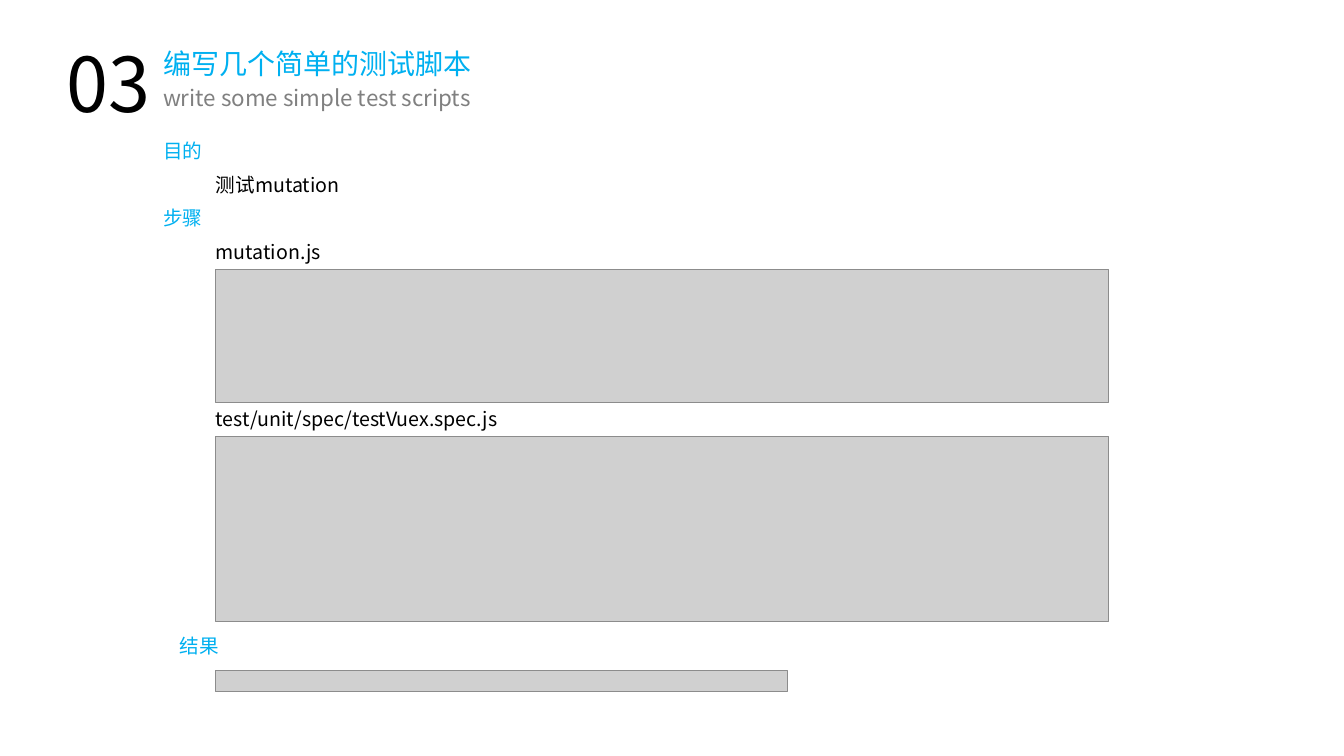
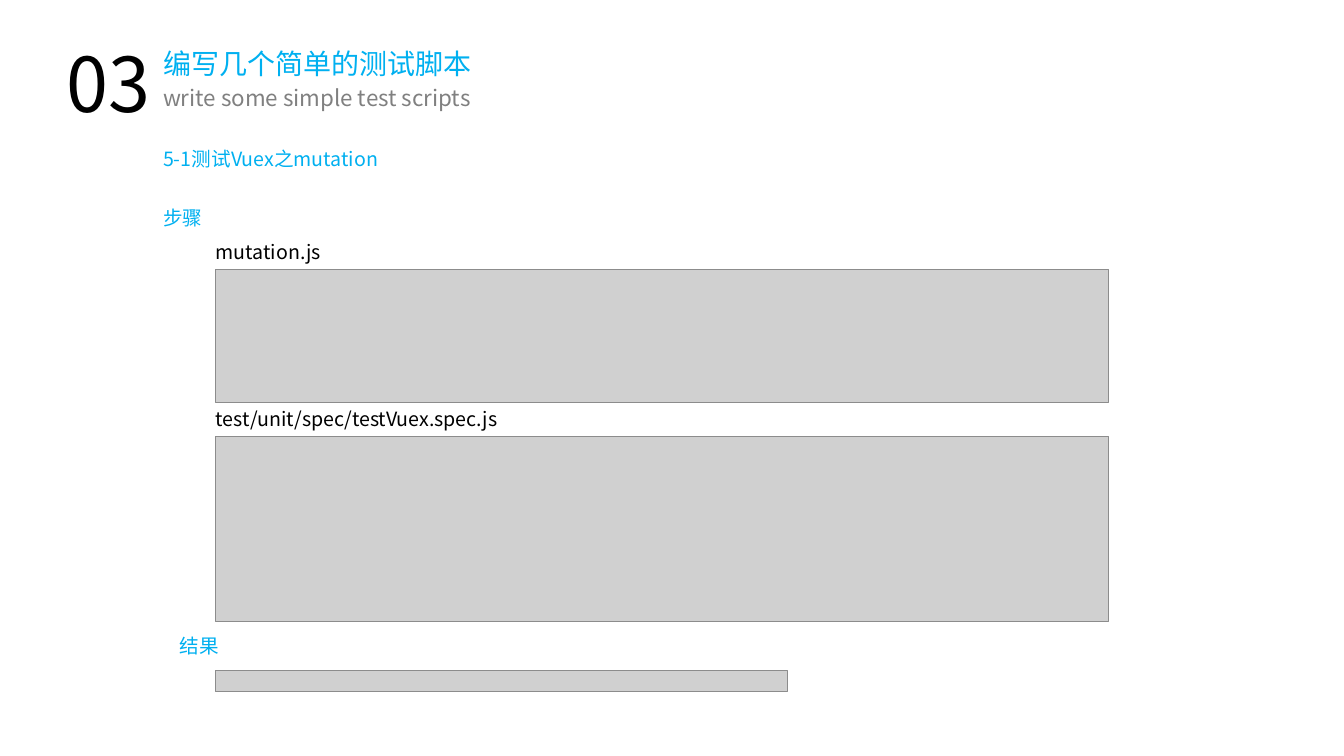
Before and after one commit to hux1ao/vue-unit-test, a slide deck: slide 25 of 单元测试.pptx (slide 18 before the commit). Drawn at 1344x756 pixels with LibreOffice and Linux fonts; fonts in the diff are those of the drawing; grey boxes stand for pictures. Boxes give left, top, right and bottom in pixels: in the first picture for what was removed or moved away, otherwise in the second. Text is boxed around its words. In the diff, an @@ line names an element or a change of style, - is before the commit and + after.

```diff
--- a/单元测试.pptx
+++ b/单元测试.pptx
@@ text at [163, 149, 378, 168]: text changed; text colour #000000 to #00B0F0 @@
-测试mutation
+5-1测试Vuex之mutation
@@ text removed at [163, 141, 202, 160] @@
-目的
```
Also in this commit, not shown: 15 other slides changed, 13 slides added, 1 slide removed, 10 other files.
